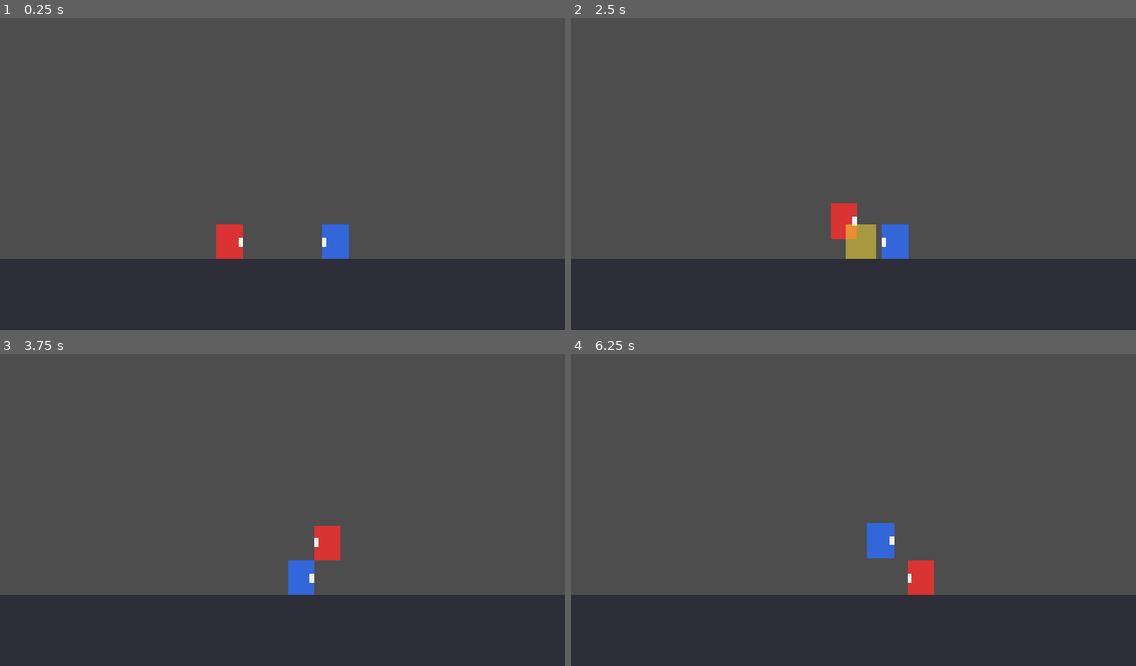
Above: before the commit, frames 1-4 (two rows, left to right).
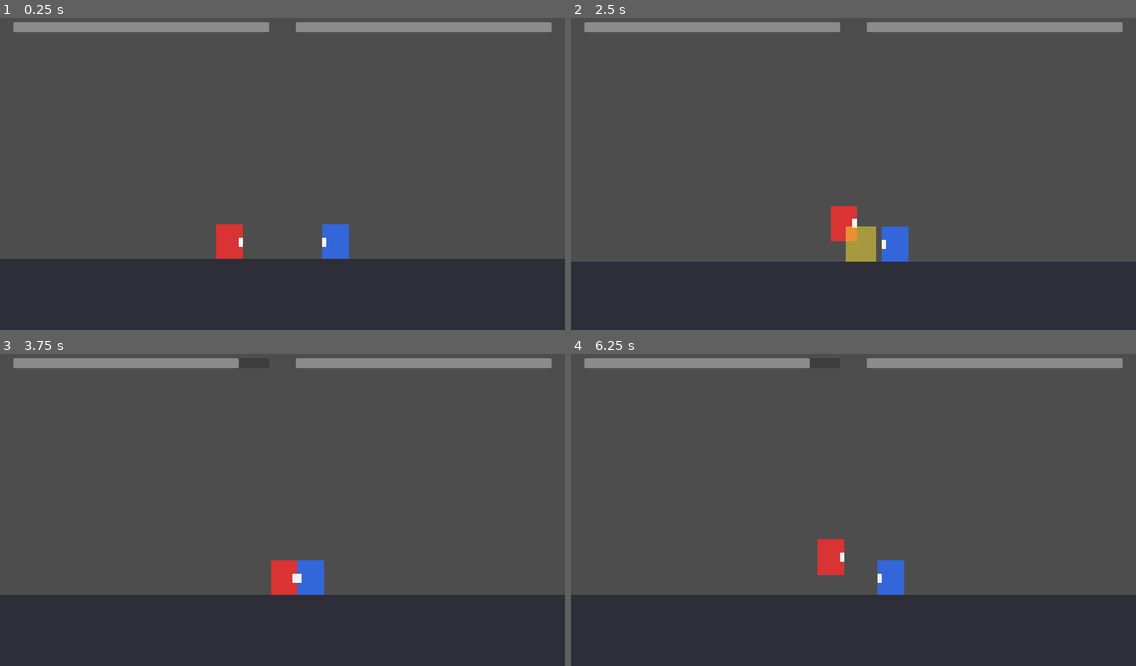
Above: after the commit, the same moments.

Repository: al5ina5/fighter
Game: Godot game, scene res://scenes/Battle.tscn
The game is run twice, just before and just after one commit, with the same random seed, the same clock (stepped at 60 frames per second) and the same inputs.
Inputs:
- Up to frame 1 (0.25 s): no input
- Up to frame 2 (2.5 s): tap Enter at 0.5 s; hold D (p1_move_right) 0.53-2.03 s; tap G (p1_heavy) at 0.6 s; tap W (p1_jump) at 0.77, 1.52 s; tap F (p1_light) at 1.35 s; hold A (p1_move_left) from 2.03 s (still down); tap L (p2_heavy) at 2.1 s
- Up to frame 3 (3.75 s): release A (p1_move_left) at 2.78 s; hold D (p1_move_right) from 2.78 s (still down); tap K (p2_light) at 2.85 s; tap W (p1_jump) at 3.02 s; tap Left (p2_move_left) at 3.6 s
- Up to frame 4 (6.25 s): tap W (p1_jump) at 3.77, 4.52, 6.02 s; release D (p1_move_right) at 4.28 s; hold A (p1_move_left) 4.28-5.03 s; tap Right (p2_move_right) at 4.35 s; hold D (p1_move_right) 5.03-5.78 s; tap Space at 5.1 s; hold A (p1_move_left) from 5.78 s (still down); tap Enter at 5.85 s

The runs differ from the first frame. In frame 1, 2.9% of the frame differs, in the area x 2-98%, y 1-5%; in frame 2, 3.9%; in frame 3, 4.0%; in frame 4, 4.8%, in the area x 2-98%, y 1-78%.

Commit message:
Step 5: health bars HUD, hitstop, screen shake, KO handling

Diff:
--- a/project.godot
+++ b/project.godot
@@ -17,6 +17,7 @@
 [autoload]
 
 InputSetup="*res://scripts/InputSetup.gd"
+Effects="*res://scripts/Effects.gd"
 
 [display]
 
--- a/scenes/Battle.tscn
+++ b/scenes/Battle.tscn
@@ -1,6 +1,7 @@
-[gd_scene load_steps=4 format=3]
+[gd_scene load_steps=5 format=3]
 
-[ext_resource type="PackedScene" path="res://scenes/Player.tscn" id="1"]
+[ext_resource type="Script" path="res://scripts/Battle.gd" id="1"]
+[ext_resource type="PackedScene" path="res://scenes/Player.tscn" id="2"]
 
 [sub_resource type="RectangleShape2D" id="RectangleShape2D_floor"]
 size = Vector2(1280, 20)
@@ -9,8 +10,9 @@
 size = Vector2(40, 400)
 
 [node name="Battle" type="Node2D"]
+script = ExtResource("1")
 
-[node name="Camera2D" type="Camera2D" parent="."]
+[node name="Camera2D" type="Camera2D" parent="." groups=["camera"]]
 position = Vector2(640, 360)
 
 [node name="Floor" type="StaticBody2D" parent="."]
@@ -38,12 +40,42 @@
 position = Vector2(1280, 360)
 shape = SubResource("RectangleShape2D_wall")
 
-[node name="Player1" parent="." instance=ExtResource("1")]
+[node name="Player1" parent="." instance=ExtResource("2")]
 position = Vector2(520, 520)
 player_number = 1
 body_color = Color(0.85, 0.2, 0.2, 1)
 
-[node name="Player2" parent="." instance=ExtResource("1")]
+[node name="Player2" parent="." instance=ExtResource("2")]
 position = Vector2(760, 520)
 player_number = 2
 body_color = Color(0.2, 0.4, 0.85, 1)
+
+[node name="HUD" type="CanvasLayer" parent="."]
+
+[node name="P1Bar" type="ProgressBar" parent="HUD"]
+offset_left = 30.0
+offset_top = 20.0
+offset_right = 610.0
+offset_bottom = 44.0
+value = 100.0
+show_percentage = false
+
+[node name="P2Bar" type="ProgressBar" parent="HUD"]
+offset_left = 670.0
+offset_top = 20.0
+offset_right = 1250.0
+offset_bottom = 44.0
+value = 100.0
+show_percentage = false
+fill_mode = 1
+
+[node name="KOLabel" type="Label" parent="HUD"]
+visible = false
+offset_left = 440.0
+offset_top = 300.0
+offset_right = 840.0
+offset_bottom = 400.0
+theme_override_font_sizes/font_size = 64
+theme_override_colors/font_color = Color(1, 0.85, 0.2, 1)
+text = "KO"
+horizontal_alignment = 1
--- /dev/null
+++ b/scripts/Battle.gd
@@ -0,0 +1,28 @@
+extends Node2D
+
+@onready var p1_bar: ProgressBar = $HUD/P1Bar
+@onready var p2_bar: ProgressBar = $HUD/P2Bar
+@onready var ko_label: Label = $HUD/KOLabel
+
+var player1: Player
+var player2: Player
+
+
+func _ready() -> void:
+	var players := get_tree().get_nodes_in_group("players")
+	players.sort_custom(func(a, b): return a.player_number < b.player_number)
+	player1 = players[0]
+	player2 = players[1]
+	player1.died.connect(_on_ko.bind(player2))
+	player2.died.connect(_on_ko.bind(player1))
+
+
+func _physics_process(_delta: float) -> void:
+	if player1 != null and player2 != null:
+		p1_bar.value = maxf(player1.health, 0.0)
+		p2_bar.value = maxf(player2.health, 0.0)
+
+
+func _on_ko(winner: Player) -> void:
+	ko_label.text = "%s WINS!" % winner.name
+	ko_label.visible = true
--- /dev/null
+++ b/scripts/Effects.gd
@@ -0,0 +1,38 @@
+extends Node
+
+var shake_amount := 0.0
+var shake_decay := 8.0
+
+
+func add_shake(amount: float) -> void:
+	shake_amount = max(shake_amount, amount)
+
+
+func _process(delta: float) -> void:
+	if shake_amount > 0.0:
+		shake_amount -= shake_decay * delta
+		if shake_amount < 0.0:
+			shake_amount = 0.0
+		var cam := get_camera()
+		if cam != null:
+			cam.offset = Vector2(
+				randf_range(-shake_amount, shake_amount),
+				randf_range(-shake_amount, shake_amount)
+			)
+
+
+func hitstop(duration: float) -> void:
+	var tree := get_tree()
+	tree.paused = false
+	for node in tree.get_nodes_in_group("players"):
+		node.set_physics_process(false)
+	tree.create_timer(duration).timeout.connect(_resume_all)
+
+
+func _resume_all() -> void:
+	for node in get_tree().get_nodes_in_group("players"):
+		node.set_physics_process(true)
+
+
+func get_camera() -> Camera2D:
+	return get_tree().get_first_node_in_group("camera") as Camera2D
--- a/scripts/Player.gd
+++ b/scripts/Player.gd
@@ -14,7 +14,9 @@
 	"damage": 12.0, "knockback": 300.0, "reach": Vector2(95, 95),
 }
 
-enum State { IDLE, ATTACK, HURT }
+signal died
+
+enum State { IDLE, ATTACK, HURT, KO }
 
 @export var player_number: int = 1
 @export var body_color: Color = Color(0.85, 0.2, 0.2)
@@ -58,6 +60,8 @@
 			hurt_timer -= delta
 			if hurt_timer <= 0.0:
 				state = State.IDLE
+		State.KO:
+			velocity.x *= 0.9
 
 	move_and_slide()
 	_update_flash(delta)
@@ -124,7 +128,14 @@
 	velocity = Vector2(dir_away * kb, -130.0)
 	visual.self_modulate = Color(3.0, 3.0, 3.0)
 	flash_timer = 0.12
+	Effects.hitstop(0.05 if dmg <= 6.0 else 0.09)
+	Effects.add_shake(3.0 if dmg <= 6.0 else 7.0)
 	print("HIT dmg=", dmg, " -> hp=", health)
+	if health <= 0.0:
+		health = 0.0
+		state = State.KO
+		Effects.add_shake(12.0)
+		emit_signal("died")
 
 
 func _update_flash(delta: float) -> void:
Not shown, added: scripts/Effects.gd.uid
